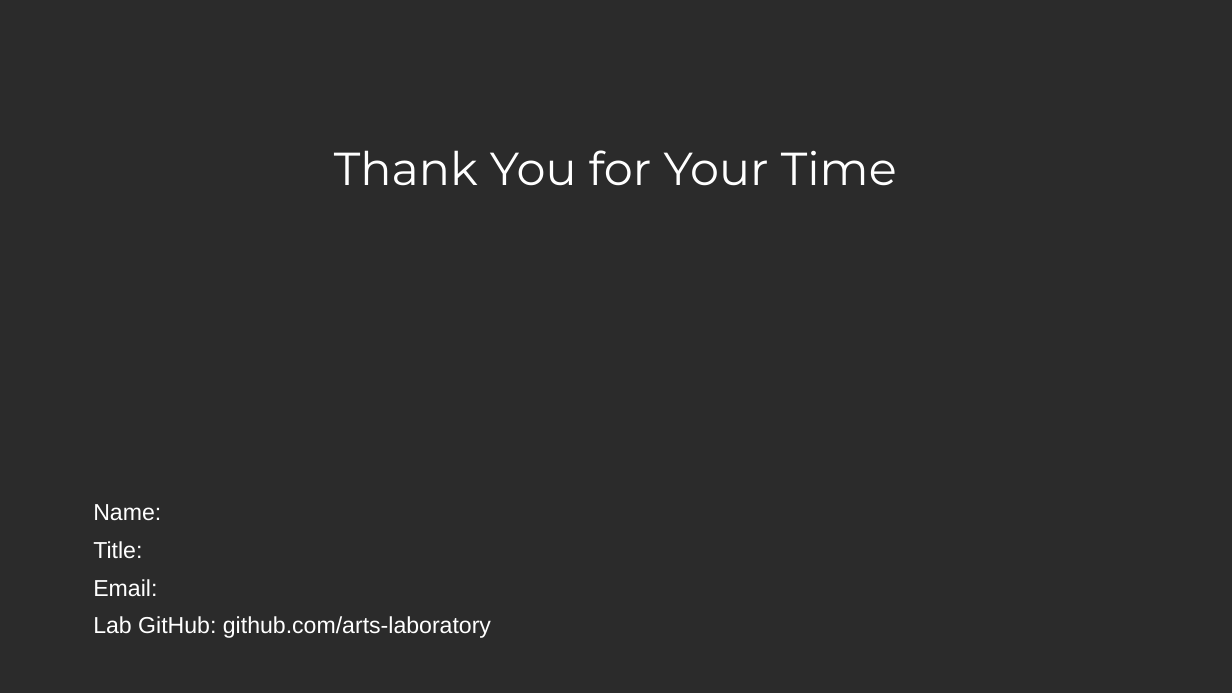
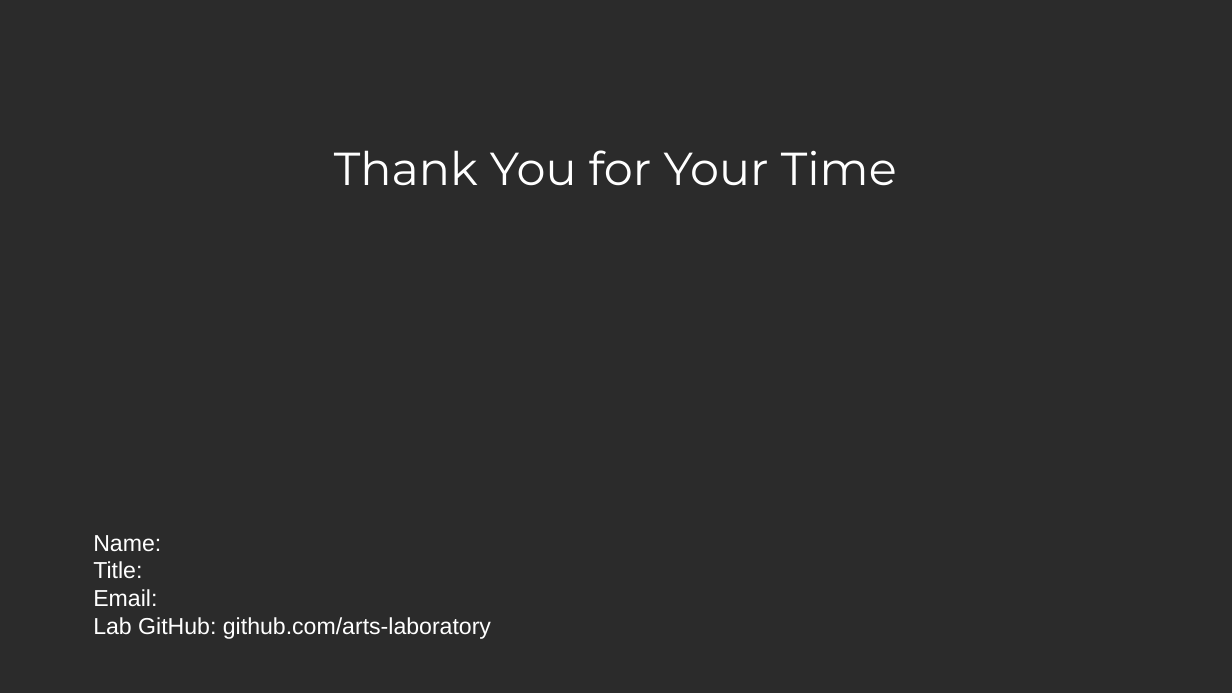
Before and after one commit to ARTS-Laboratory/ARTS-Lab-Branding, a slide deck: slide 5 of PowerPoint/ARTS-Lab_USC_slide_template.pptx. Drawn at 1232x693 pixels with LibreOffice and Linux fonts; fonts in the diff are those of the drawing; background and template pictures are left out; a plain dark background stands for a picture behind light text. Boxes give left, top, right and bottom in pixels: in the first picture for what was removed or moved away, otherwise in the second. Text is boxed around its words. In the diff, an @@ line names an element or a change of style, - is before the commit and + after.

Commit message:
updated spacing on final slide

```diff
--- a/PowerPoint/ARTS-Lab_USC_slide_template.pptx
+++ b/PowerPoint/ARTS-Lab_USC_slide_template.pptx
@@ text "Name:" at bbox=[93, 535, 491, 639]: line spacing 0.9 to 1; less space between paragraphs @@
```
